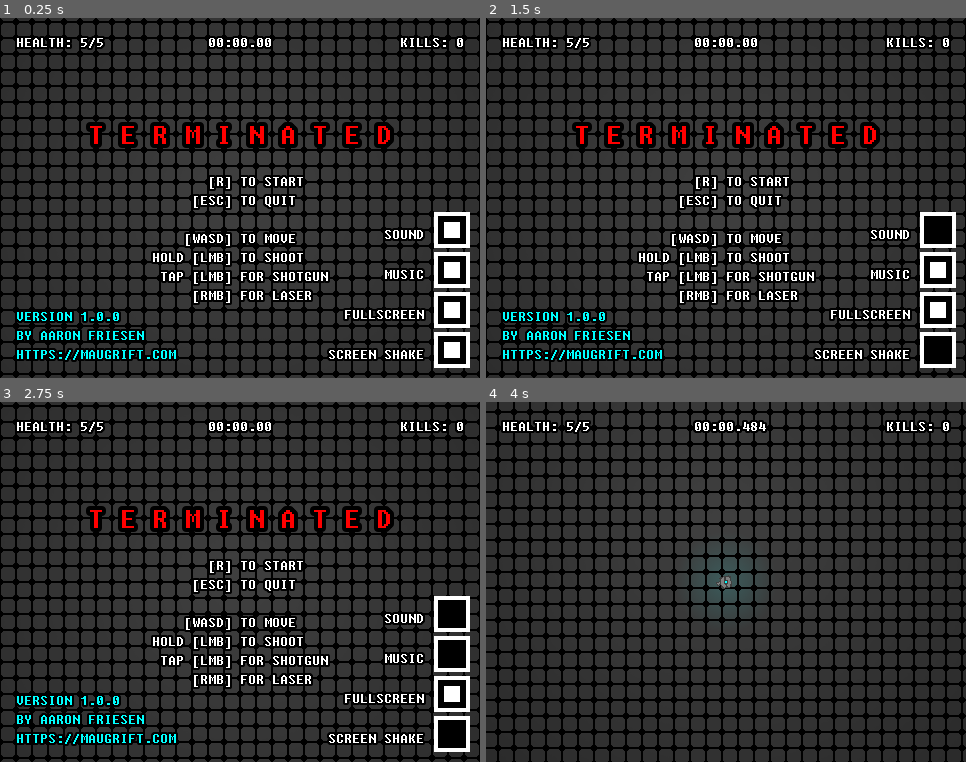
Above: before the commit, frames 1-4 (two rows, left to right).
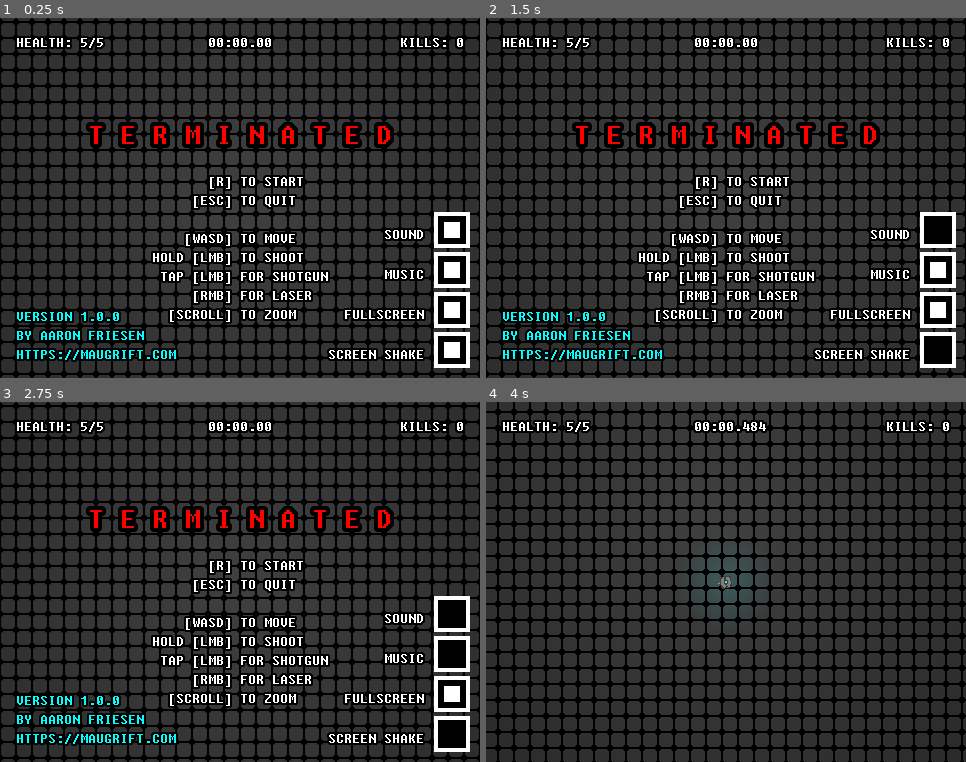
Above: after the commit, the same moments.

Repository: friedev/terminated
Game: Godot game, scene res://scenes/Main.tscn
Same seed, same stepped clock (60 frames per second), same inputs: the game is played once before the commit and once after it.
Inputs (mouse positions are in pixels of both pictures, inside the frame that each line leads up to):
- Up to frame 1 (0.25 s): no input
- Up to frame 2 (1.5 s): click (937, 349) at 0.5 s; click (937, 230) at 1.25 s
- Up to frame 3 (2.75 s): click (451, 654) at 2 s
- Up to frame 4 (4 s): tap Enter at 2.75 s; move the mouse to (831, 564) at 2.77 s; hold Right (right) 2.78-3.53 s; hold Mouse wheel up (zoom_in) 2.78-3.53 s; tap Mouse wheel down (zoom_out) at 3.05, 3.6 s; tap R (restart) at 3.5 s; move the mouse to (630, 600) at 3.52 s; hold Down (down) from 3.53 s (still down); tap Mouse wheel up (zoom_in) at 3.8 s

The runs differ from the first frame. In frame 1, 0.6% of the frame differs, in the area x 35-63%, y 80-85%; in frame 2, 0.6%; in frame 3, 0.6%; in frame 4, nothing differs.

Commit message:
Limit zooming, prevent splitting after game over

Diff:
--- a/scenes/Main.tscn
+++ b/scenes/Main.tscn
@@ -161,7 +161,8 @@
     [WASD] TO MOVE
 HOLD [LMB] TO SHOOT
  TAP [LMB] FOR SHOTGUN
-     [RMB] FOR LASER"
+     [RMB] FOR LASER
+	  [SCROLL] TO ZOOM"
 __meta__ = {
 "_edit_use_anchors_": false
 }
--- a/scripts/Enemy.gd
+++ b/scripts/Enemy.gd
@@ -173,7 +173,7 @@
 
 
 func split():
-	if not splitter or health <= 0:
+	if not splitter or health <= 0 or player.health <= 0:
 		return
 
 	if len(get_tree().get_nodes_in_group("Enemies")) < max_enemies:
--- a/scripts/Player.gd
+++ b/scripts/Player.gd
@@ -156,10 +156,12 @@
 	var time := OS.get_ticks_msec()
 
 	if event.is_action_pressed("zoom_in"):
-		$ShakeCamera2D.zoom *= 0.5
+		if $ShakeCamera2D.zoom.x > 0.125:
+			$ShakeCamera2D.zoom *= 0.5
 
 	elif event.is_action_pressed("zoom_out"):
-		$ShakeCamera2D.zoom *= 2.0
+		if $ShakeCamera2D.zoom.x < 8.0:
+			$ShakeCamera2D.zoom *= 2.0
 
 	# Detects quick taps of the shoot button
 	elif event.is_action_pressed("shoot1"):
